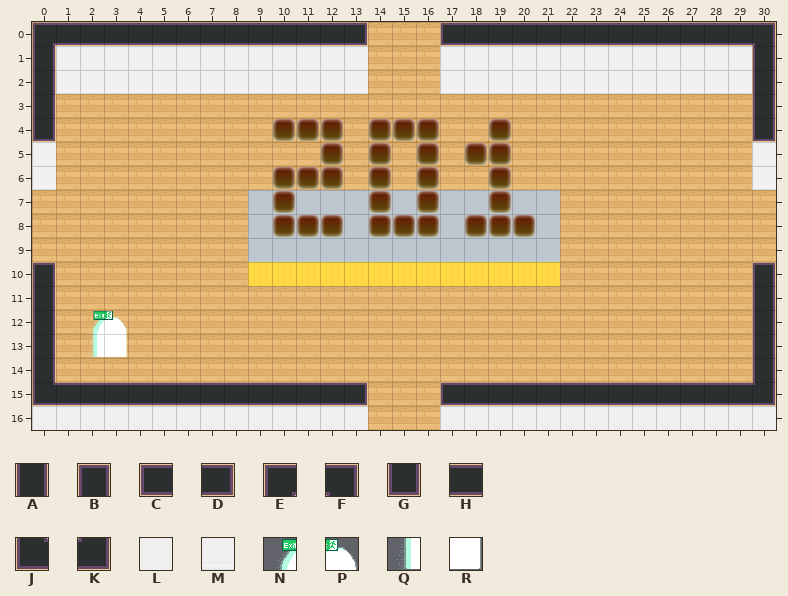
Tiled map (JSON) -- dist/map/201.json. Above, as it was before the edit.
Cells are 32x32 px. Shown: x 0..30, y 0..16.
Key: from "tileset5_export": A 44, B 45, C 46, D 47, E 48, F 49, G 55, H 56, J 58, K 59, L 62, M 72; from "worldExit": N 0, P 1, Q 2, R 3.
_ is an empty cell.
Layers that did not change in this view are not listed.
Layer "walls" before, first column x 0:
 0 EHHHHHHHHHHHHD___CHHHHHHHHHHHHF
 1 ALLLLLLLLLLLLL___LLLLLLLLLLLLLA
 2 AMMMMMMMMMMMMM___MMMMMMMMMMMMMA
 3 A_____________________________A
 4 G_____________________________G
 5 L_____________________________L
 6 M_____________________________M
 7 _______________________________
 8 _______________________________
 9 _______________________________
10 B_____________________________B
11 A_____________________________A
12 A_____________________________A
13 A_____________________________A
14 A_____________________________A
15 JHHHHHHHHHHHHD___CHHHHHHHHHHHHK
16 LLLLLLLLLLLLLL___LLLLLLLLLLLLLL
After:
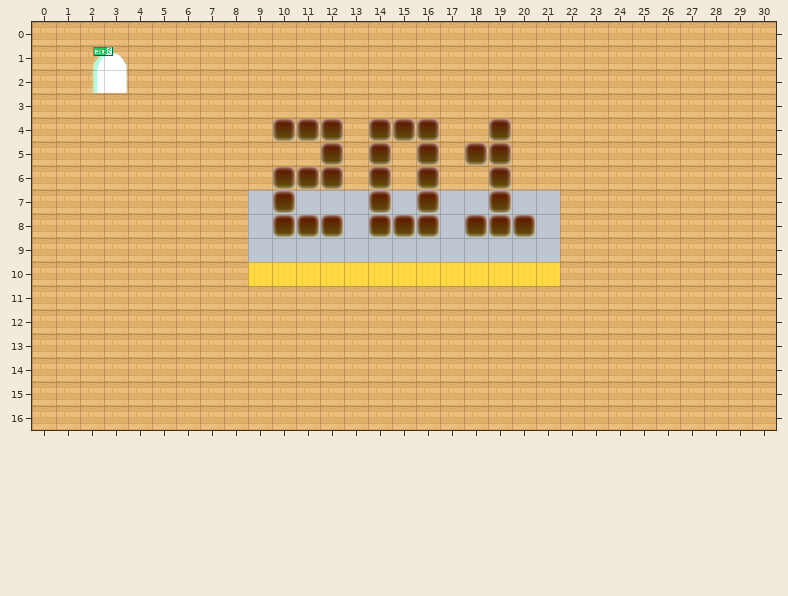
Diff:
Layer "walls" (now hidden):
The author cleared tile A in rows 1 to 3 at x 0 and 30; in rows 11 to 14 at x 0 and 30.
The author cleared tile B in row 10 at x 0 and 30.
The author cleared tile C in row 0 at x 17; in row 15 at x 17.
The author cleared tile D in row 0 at x 13; in row 15 at x 13.
The author cleared tile E in row 0 at x 0.
The author cleared tile F in row 0 at x 30.
The author cleared tile G in row 4 at x 0 and 30.
The author cleared tile H in row 0 at x 1 to 12 and 18 to 29; in row 15 at x 1 to 12 and 18 to 29.
The author cleared tile J in row 15 at x 0.
The author cleared tile K in row 15 at x 30.
The author cleared tile L in row 1 at x 1 to 13 and 17 to 29; in row 5 at x 0 and 30; in row 16 at x 0 to 13 and 17 to 30.
The author cleared tile M in row 2 at x 1 to 13 and 17 to 29; in row 6 at x 0 and 30.
Layer "LOBBYx":
Tile N now appears in row 1 at x 2.
Tile P now appears in row 1 at x 3.
Tile Q now appears in row 2 at x 2.
Tile R now appears in row 2 at x 3.
The author cleared tile N in row 12 at x 2.
The author cleared tile P in row 12 at x 3.
The author cleared tile Q in row 13 at x 2.
The author cleared tile R in row 13 at x 3.
Boxes around the changes in both pictures, in picture pixels (x1, y1, x2, y2):
changed: (32, 22, 368, 190)
removed: (440, 22, 776, 190)
removed: (32, 262, 368, 430)
removed: (440, 262, 776, 430)
